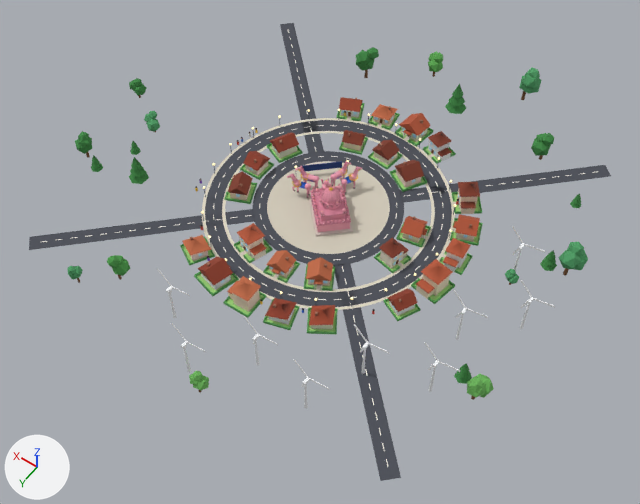
The glTF model towns/anantapur.glb, before and after one commit.
The view is the same before and after, from a 50 mm lens placed at (-103.2, 148.9, 208.4), pointed at (-5.6, 12.4, -6.2). Lighting does not change. The marker at lower left points along +X, +Y and +Z. The picture after the commit comes second. Where no turn or scale is listed for an object, it has been applied to the vertices. Vertices at exactly the same position are counted once.
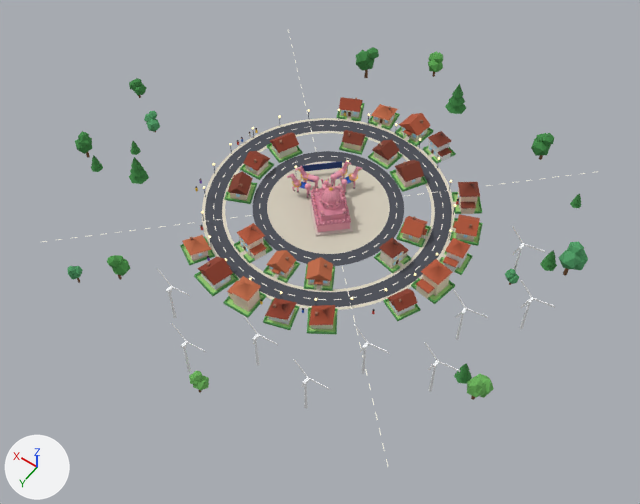
Where the newer file only moved an object's origin or applied its transform, the numbers keep the older frame.

Changed parts and their boxes (x1, y1, x2, y2) in the pictures (640 x 504 px):
'Mesh_16', reshaped (10% narrower, 23% shorter): before (29, 23, 611, 481); after (67, 47, 588, 400)
part 1 of me_mesh_16, deleted: before (29, 23, 611, 481)

The change, as a list of edits to the scene's bpy script:
```text
Change me_mesh_16:
    used by ob_mesh_16; location = (3.9, -4.2, 6.0)
    remove me_mesh_16.from_pydata(...)  # 6098 vertices, 10381 faces; spans x -80.0..80.0, y -79.0..79.0, z -7.0..7.0
    add me_mesh_16.from_pydata(...)  # 6036 vertices, 10290 faces; spans x -80.0..80.0, y -70.0..79.0, z -7.0..7.0
    me_mesh_16 part 1: 8 loose pieces with 64 vertices, spanning x -70.0..62.0, y -79.0..70.0, z -6.0..7.0, are deleted
    other edits to the shape of me_mesh_16 do not show in these pictures
```
